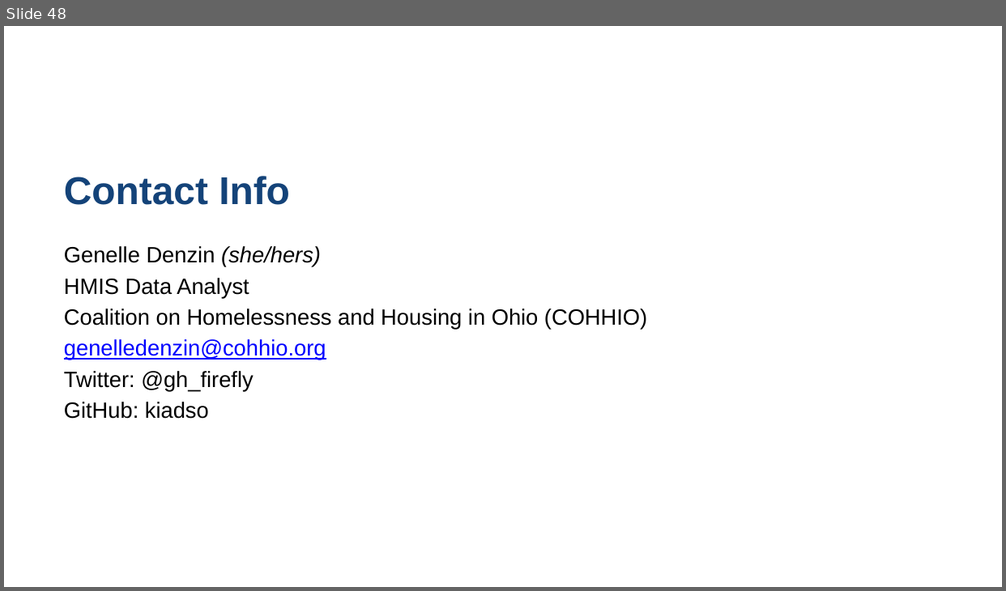
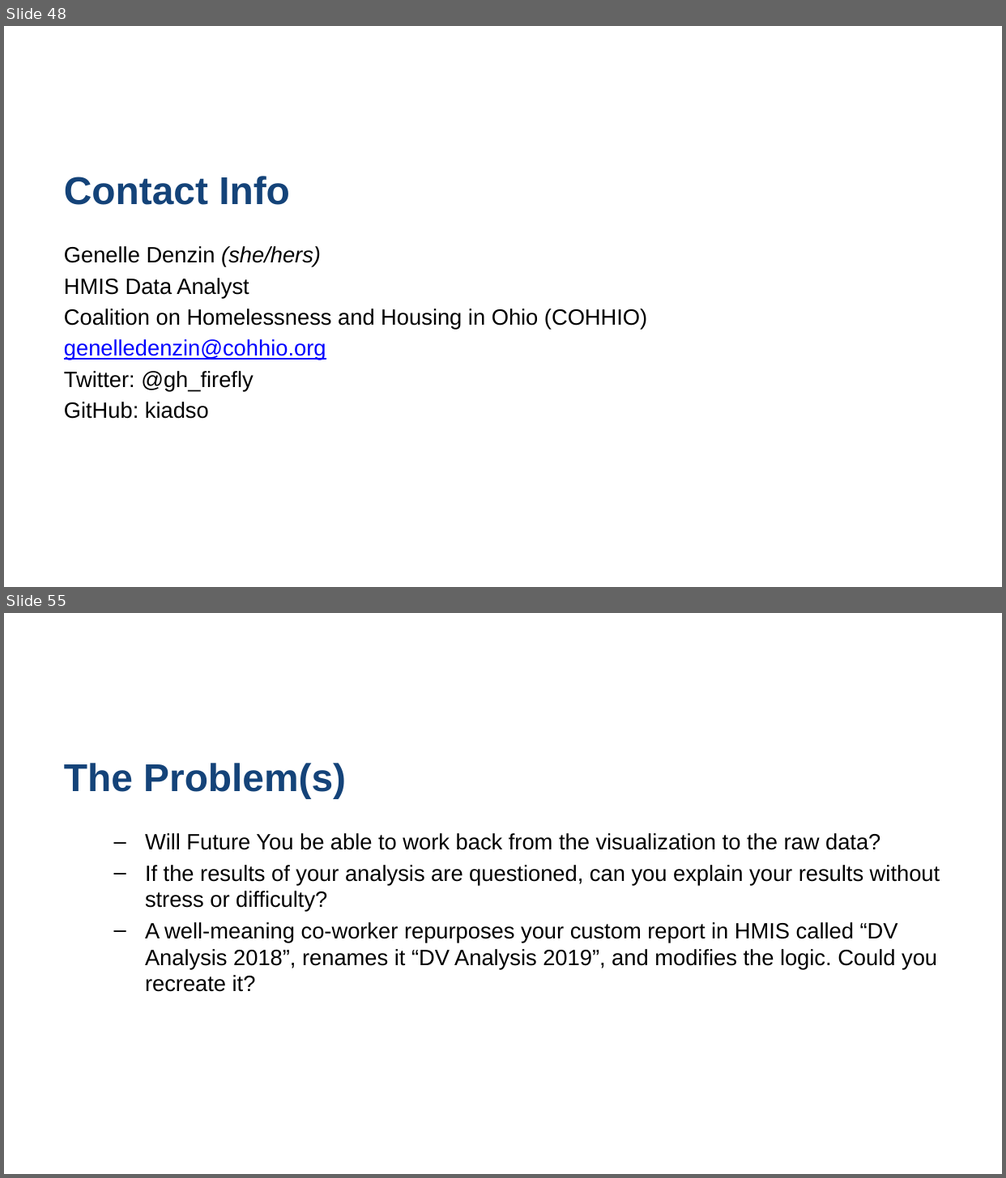
Before and after one commit to COHHIO/rmarkdown_talk, a slide deck: nhsdc_reference.pptx. Shown one above the other, each under a label of ours: slide 48 before the commit, slides 48 and 55 after it; the slides between them are not shown. The pictures are 1006x591 and 1006x1178 pixels, drawn with LibreOffice and Linux fonts; fonts in the diff are those of the drawing; background and template pictures are left out. Boxes give left, top, right and bottom in pixels: in the first picture for what was removed or moved away, otherwise in the second. Text is boxed around its words. In the diff, an @@ line names an element or a change of style, - is before the commit and + after.

```diff
--- a/nhsdc_reference.pptx
+++ b/nhsdc_reference.pptx
@@ slide 55 added at [4,613,1002,1174], background picture (left out) @@
@@ title added at [64,763,346,798], 28 pt, text #144379, bold @@
+The Problem(s)
@@ text added at [145,833,940,992], 16 pt, text #000000 @@
+  – Will Future You be able to work back from the visualization to the raw data?
+  – If the results of your analysis are questioned, can you explain your results without stress or difficulty?
+  – A well-meaning co-worker repurposes your custom report in HMIS called “DV Analysis 2018”, renames it “DV Analysis 2019”, and modifies the logic. Could you recreate it?
```
Also in this commit, not shown: 22 other slides added.
